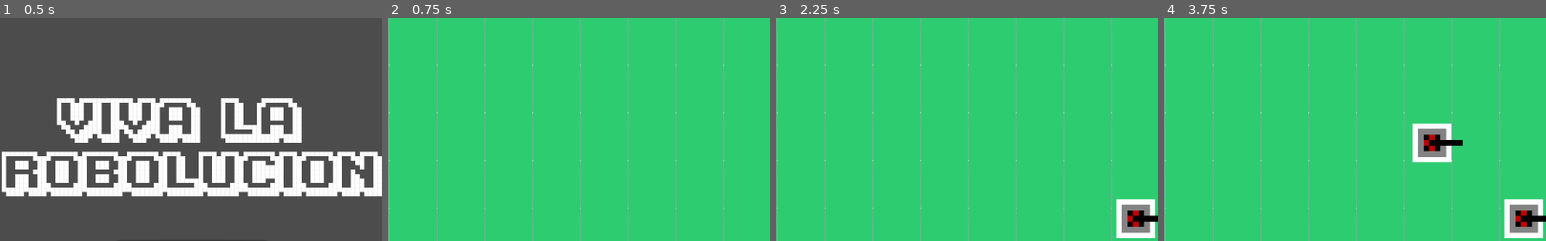
Above: before the commit, frames 1-4 (left to right).
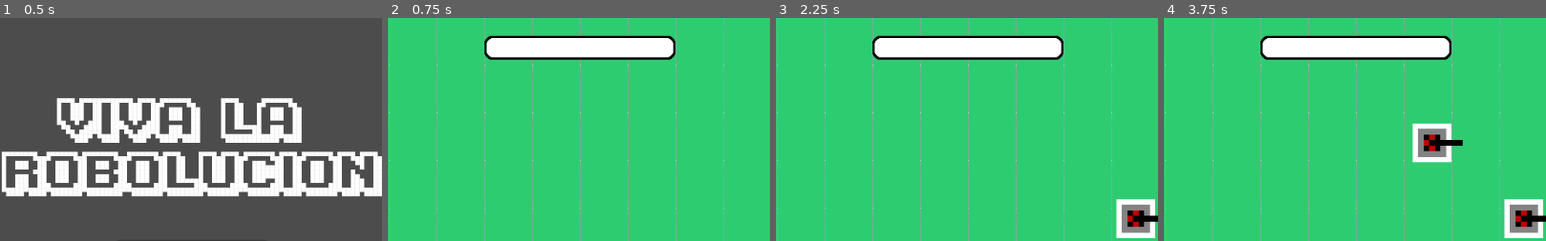
Above: after the commit, the same moments.

Repository: Godot-Wild-Jam-22-Team/TowerDefense
Game: Godot game, scene res://GUI/StartScreen.tscn
The game is run twice, just before and just after one commit, with the same random seed, the same clock (stepped at 60 frames per second) and the same inputs.
Inputs (mouse positions are % of the whole screen's width and height, from its top left):
- Up to frame 1 (0.5 s): no input
- Up to frame 2 (0.75 s): click "Start" at 0.5 s
- Up to frame 3 (2.25 s): click "Gun Turret" at 1.25 s; tap Enter at 2 s; move the mouse to (72, 45) at 2.02 s; press the mouse at (72, 45) at 2.03 s; hold Right (ui_right) from 2.03 s (still down)
- Up to frame 4 (3.75 s): release Right (ui_right) at 2.75 s; release the mouse at (72, 45) at 2.75 s; tap Space at 2.75 s; drag from (30, 55) to (91, 53) at 2.77 s; tap Enter at 3.5 s; move the mouse to (60, 28) at 3.52 s; press the mouse at (60, 28) at 3.53 s; hold Right (ui_right) from 3.53 s (still down)
The pictures show only the part of the screen within x 25-75%, y 0-50%; the shares and areas given below are measured in that part.

Frame 1 is identical in both runs. In frame 2, 5.5% of the frame differs, in the area x 25-76%, y 7-19%; in frame 3, 5.5%; in frame 4, 5.5%.

Commit message:
Added progress bar

Diff:
--- a/GWJ22/Defenses/Turrets/Bullet.tscn
+++ b/GWJ22/Defenses/Turrets/Bullet.tscn
@@ -15,7 +15,6 @@
 "_edit_group_": true
 }
 speed = 500
-damage = 2
 lifetime = 1.5
 
 [node name="CollisionShape2D" type="CollisionShape2D" parent="."]
--- a/GWJ22/Foes/Foe.tscn
+++ b/GWJ22/Foes/Foe.tscn
@@ -5,7 +5,7 @@
 [ext_resource path="res://Assets/Sprites/Robot_backup-removebg-preview.png" type="Texture" id=3]
 
 [sub_resource type="CircleShape2D" id=1]
-radius = 72.0
+radius = 40.0
 
 [sub_resource type="Animation" id=2]
 resource_name = "Idle"
@@ -51,7 +51,6 @@
 collision_layer = 0
 
 [node name="CollisionShape2D" type="CollisionShape2D" parent="View" index="0"]
-position = Vector2( 0, 40 )
 shape = SubResource( 1 )
 
 [node name="Sprite" type="Sprite" parent="." index="2"]
--- a/GWJ22/Game.tscn
+++ b/GWJ22/Game.tscn
@@ -1,13 +1,16 @@
-[gd_scene load_steps=10 format=2]
+[gd_scene load_steps=13 format=2]
 
 [ext_resource path="res://Game.gd" type="Script" id=1]
 [ext_resource path="res://GUI/PauseMenu.tscn" type="PackedScene" id=2]
 [ext_resource path="res://GUI/Marketplace.tscn" type="PackedScene" id=3]
 [ext_resource path="res://Wallet.gd" type="Script" id=4]
+[ext_resource path="res://TextureProgress.gd" type="Script" id=5]
+[ext_resource path="res://Assets/Sprites/progress_bar.png" type="Texture" id=6]
 [ext_resource path="res://Foes/Foe.tscn" type="PackedScene" id=7]
 [ext_resource path="res://Base.tscn" type="PackedScene" id=8]
 [ext_resource path="res://GUI/GameoverMenu.tscn" type="PackedScene" id=9]
 [ext_resource path="res://Assets/Sprites/tilemap_towerdefnse.png" type="Texture" id=10]
+[ext_resource path="res://Assets/Sprites/progress_bar_bg.png" type="Texture" id=11]
 
 [sub_resource type="TileSet" id=1]
 0/name = "tilemap_towerdefnse.png 0"
@@ -354,6 +357,33 @@
 
 [node name="Marketplace" parent="MarketLayer" instance=ExtResource( 3 )]
 
+[node name="ProgressBar" type="Control" parent="MarketLayer"]
+anchor_right = 1.0
+__meta__ = {
+"_edit_use_anchors_": false
+}
+
+[node name="TextureRect" type="TextureRect" parent="MarketLayer/ProgressBar"]
+anchor_right = 0.5
+margin_left = 384.0
+margin_top = 24.0
+margin_right = 128.0
+margin_bottom = 64.0
+texture = ExtResource( 11 )
+
+[node name="TextureProgress" type="TextureProgress" parent="MarketLayer/ProgressBar"]
+margin_left = 384.0
+margin_top = 24.0
+margin_right = 640.0
+margin_bottom = 64.0
+max_value = 10.0
+value = 10.0
+texture_progress = ExtResource( 6 )
+script = ExtResource( 5 )
+__meta__ = {
+"_edit_use_anchors_": false
+}
+
 [node name="Wallet" type="Node" parent="."]
 script = ExtResource( 4 )
 
@@ -363,3 +393,4 @@
 [connection signal="timeout" from="MarketplaceTimer" to="." method="_on_MarketplaceTimer_timeout"]
 [connection signal="amount_changed" from="Wallet" to="MarketLayer/Marketplace" method="_on_Wallet_amount_changed"]
 [connection signal="die" from="Base" to="." method="_on_Base_die"]
+[connection signal="health_changed" from="Base" to="MarketLayer/ProgressBar/TextureProgress" method="_on_Base_health_changed"]
--- /dev/null
+++ b/GWJ22/TextureProgress.gd
@@ -0,0 +1,20 @@
+extends TextureProgress
+
+
+# Declare member variables here. Examples:
+# var a: int = 2
+# var b: String = "text"
+
+
+# Called when the node enters the scene tree for the first time.
+func _ready() -> void:
+	pass # Replace with function body.
+
+
+# Called every frame. 'delta' is the elapsed time since the previous frame.
+#func _process(delta: float) -> void:
+#	pass
+
+
+func _on_Base_health_changed(newvalue) -> void:
+	value = newvalue
Binary file added: GWJ22/Assets/Sprites/progress_bar.png
Not shown, added: GWJ22/Assets/Sprites/progress_bar.png.import
Binary file added: GWJ22/Assets/Sprites/progress_bar_bg.png
Not shown, added: GWJ22/Assets/Sprites/progress_bar_bg.png.import
